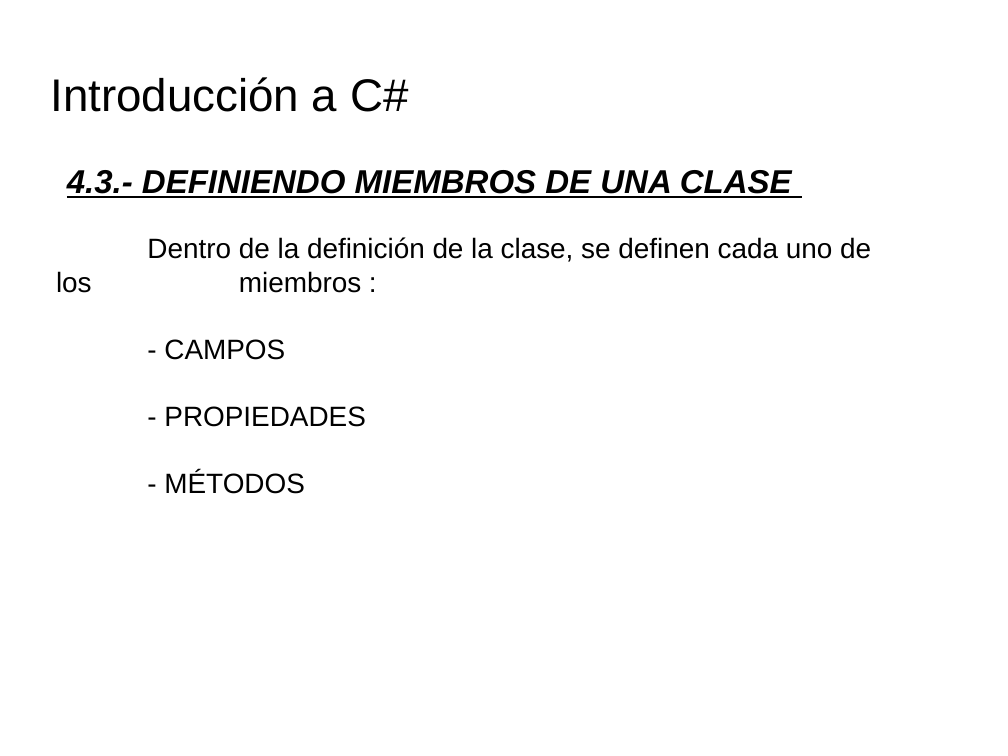
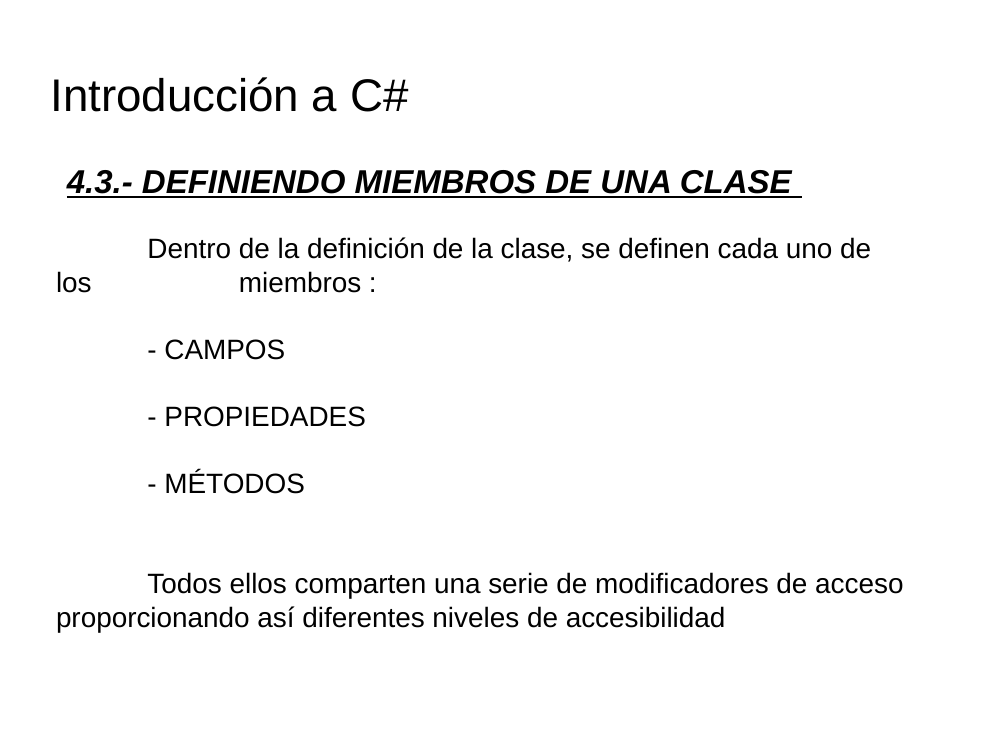
Before and after one commit to videojuegos-abastos/PMV, a slide deck: slide 1 of te/Tema 4 (Chema)/t4.3.- Definiendo miembros de una clase.odp. Drawn at 1008x756 pixels with LibreOffice and Linux fonts; fonts in the diff are those of the drawing; background and template pictures are left out. Boxes give left, top, right and bottom in pixels: in the first picture for what was removed or moved away, otherwise in the second. Text is boxed around its words. In the diff, an @@ line names an element or a change of style, - is before the commit and + after.

```diff
--- a/te/Tema 4 (Chema)/t4.3.- Definiendo miembros de una clase.odp
+++ b/te/Tema 4 (Chema)/t4.3.- Definiendo miembros de una clase.odp
@@ title at (x1=56, y1=237, x2=903, y2=632): text changed @@
-Dentro de la definición de la clase, se definen cada uno de los miembros :
-- CAMPOS
-- PROPIEDADES
-- MÉTODOS
+Dentro de la definición de la clase, se definen cada uno de los miembros :
+- CAMPOS
+- PROPIEDADES
+- MÉTODOS
+Todos ellos comparten una serie de modificadores de acceso proporcionando así diferentes niveles de accesibilidad
```
Also in this commit, not shown: 10 other slides changed, 2 other files.
